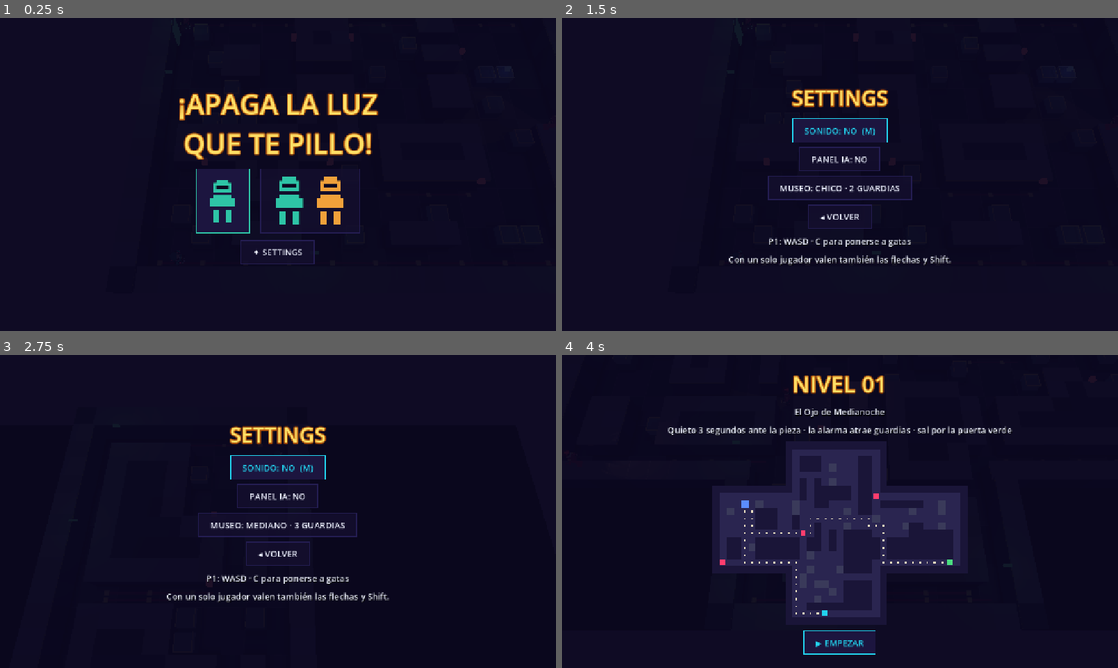
Above: before the commit, frames 1-4 (two rows, left to right).
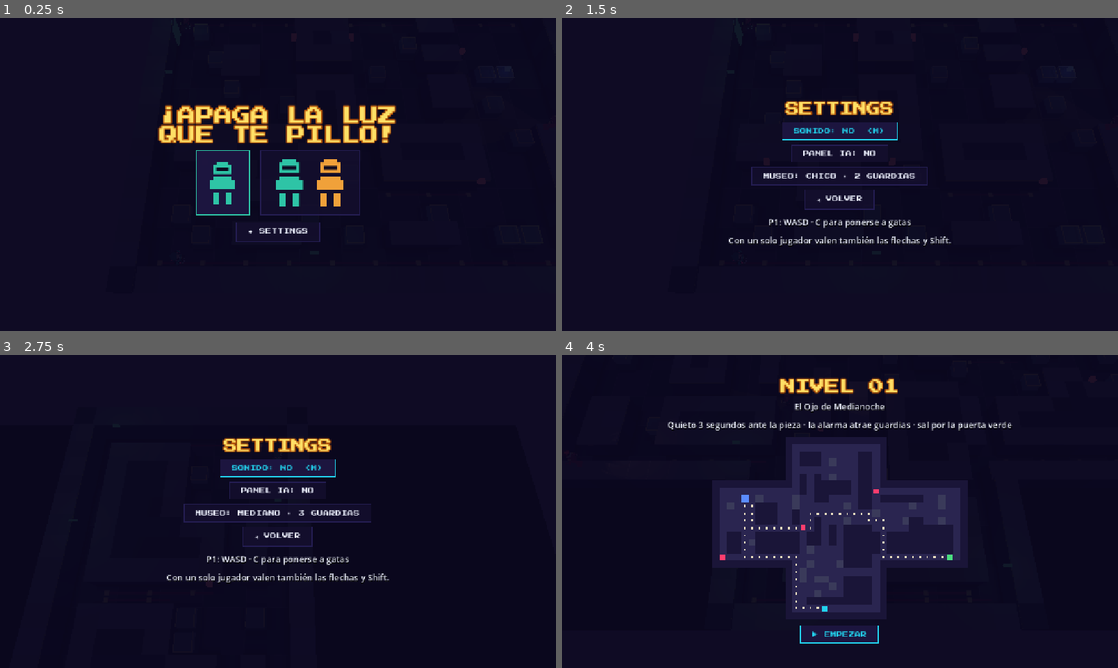
Above: after the commit, the same moments.

Repository: didelco/ladron
Game: Godot game, scene res://scenes/main.tscn
Two runs of this game, one before a commit and one after it. Both use one fixed random seed, a clock stepped at 60 frames per second and the inputs below.
Inputs (mouse positions are in pixels of both pictures, inside the frame that each line leads up to):
- Up to frame 1 (0.25 s): no input
- Up to frame 2 (1.5 s): click "✦ SETTINGS" at 0.5 s; click "SONIDO: SÍ (M)" at 1.25 s
- Up to frame 3 (2.75 s): click "MUSEO: CHICO · 2 GUARDIAS" at 2 s
- Up to frame 4 (4 s): click "◂ VOLVER" at 2.75 s; click (784, 536) at 3.52 s

The runs differ from the first frame. In frame 1, 8.0% of the frame differs, in the area x 28-72%, y 23-79%; in frame 2, 5.3%; in frame 3, 5.4%; in frame 4, 5.0%.

Commit message:
Fuente arcade Press Start 2P, como en la web
Para títulos, botones, el reloj y el grito; el registro y el panel de IA
siguen con la fuente normal, que se lee mejor. Licencia OFL en
assets/fonts/OFL.txt y en CREDITS.md.

Co-Authored-By: Claude Opus 5.5 (1M context) <noreply@anthropic.com>

Diff:
--- a/scenes/hud.gd
+++ b/scenes/hud.gd
@@ -15,6 +15,10 @@
 }
 ## How long the yell fills the screen.
 const SHOUT_S := 1.4
+## The arcade face, for titles, buttons, the clock and the yell only: it is a
+## shouting font and unreadable in paragraphs, so the log and the IA panel keep
+## the plain one.
+const ARCADE := preload("res://assets/fonts/PressStart2P-Regular.ttf")
 
 var _status: Label
 var _log: Label
@@ -37,11 +41,11 @@
 
 
 func _ready() -> void:
-	_status = _label(24, C.text)
+	_status = _label(16, C.text, self, true)
 	_status.position = Vector2(24, 16)
 	_log = _label(15, C.dim)
 	_log.position = Vector2(24, 64)
-	_job = _label(20, C.gold)
+	_job = _label(14, C.gold, self, true)
 	_job.horizontal_alignment = HORIZONTAL_ALIGNMENT_CENTER
 	_bar_back = ColorRect.new()
 	_bar_back.color = Color("#241d52")
@@ -57,7 +61,7 @@
 	_shout.set_anchors_preset(Control.PRESET_FULL_RECT)
 	_shout.mouse_filter = Control.MOUSE_FILTER_IGNORE
 	add_child(_shout)
-	_shout_word = _label(120, C.alert, _shout)
+	_shout_word = _label(96, C.alert, _shout, true)
 	_shout_word.horizontal_alignment = HORIZONTAL_ALIGNMENT_CENTER
 	_shout_text = _label(20, C.gold, _shout)
 	_shout_text.horizontal_alignment = HORIZONTAL_ALIGNMENT_CENTER
@@ -95,8 +99,10 @@
 	_ia.visible = false
 
 
-func _label(size: int, colour: Color, parent: Node = self) -> Label:
+func _label(size: int, colour: Color, parent: Node = self, arcade := false) -> Label:
 	var l := Label.new()
+	if arcade:
+		l.add_theme_font_override("font", ARCADE)
 	l.add_theme_font_size_override("font_size", size)
 	l.add_theme_color_override("font_color", colour)
 	l.add_theme_color_override("font_shadow_color", Color(0, 0, 0, 0.8))
@@ -121,7 +127,8 @@
 	var first: Button = null
 	for item in items:
 		if item.has("title"):
-			var t := _label(item.get("size", 56), item.get("colour", C.gold), _panel_box)
+			# Pixel faces run wide: the arcade title at about two thirds the size.
+			var t := _label(int(item.get("size", 56) * 0.66), item.get("colour", C.gold), _panel_box, true)
 			t.text = item.title
 			t.horizontal_alignment = HORIZONTAL_ALIGNMENT_CENTER
 			t.add_theme_constant_override("outline_size", 10)
@@ -152,7 +159,7 @@
 				if first == null:
 					first = button
 		elif item.has("footer"):
-			var f := _label(22, C.gold, _panel_box)
+			var f := _label(14, C.gold, _panel_box, true)
 			f.text = item.footer
 			f.horizontal_alignment = HORIZONTAL_ALIGNMENT_CENTER
 	_panel.visible = true
@@ -168,7 +175,8 @@
 	var button := Button.new()
 	button.text = b.get("text", "")
 	button.focus_mode = Control.FOCUS_ALL
-	button.add_theme_font_size_override("font_size", 20)
+	button.add_theme_font_override("font", ARCADE)
+	button.add_theme_font_size_override("font_size", 14)
 	var colour: Color = b.get("colour", C.safe)
 	for state in ["normal", "hover", "pressed", "focus"]:
 		var st := StyleBoxFlat.new()
Not shown, added: assets/fonts/OFL.txt
Binary file added: assets/fonts/PressStart2P-Regular.ttf
Not shown, added: assets/fonts/PressStart2P-Regular.ttf.import
Not shown, added: CREDITS.md
Not shown, changed: README.md
